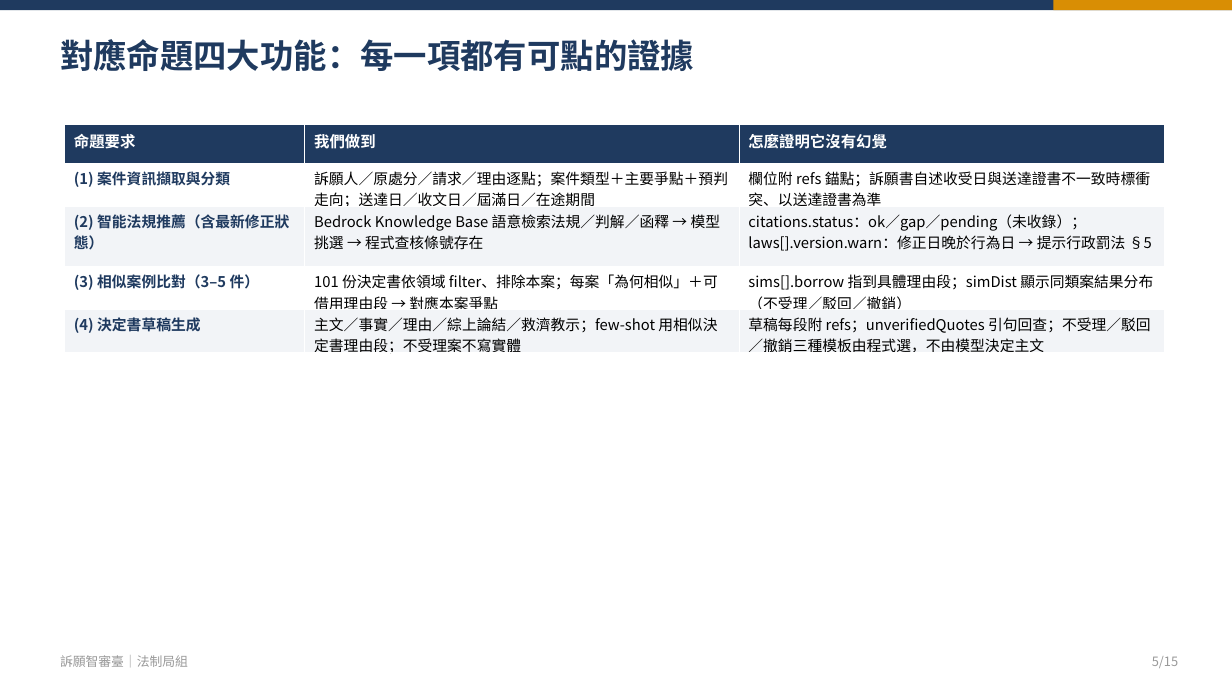
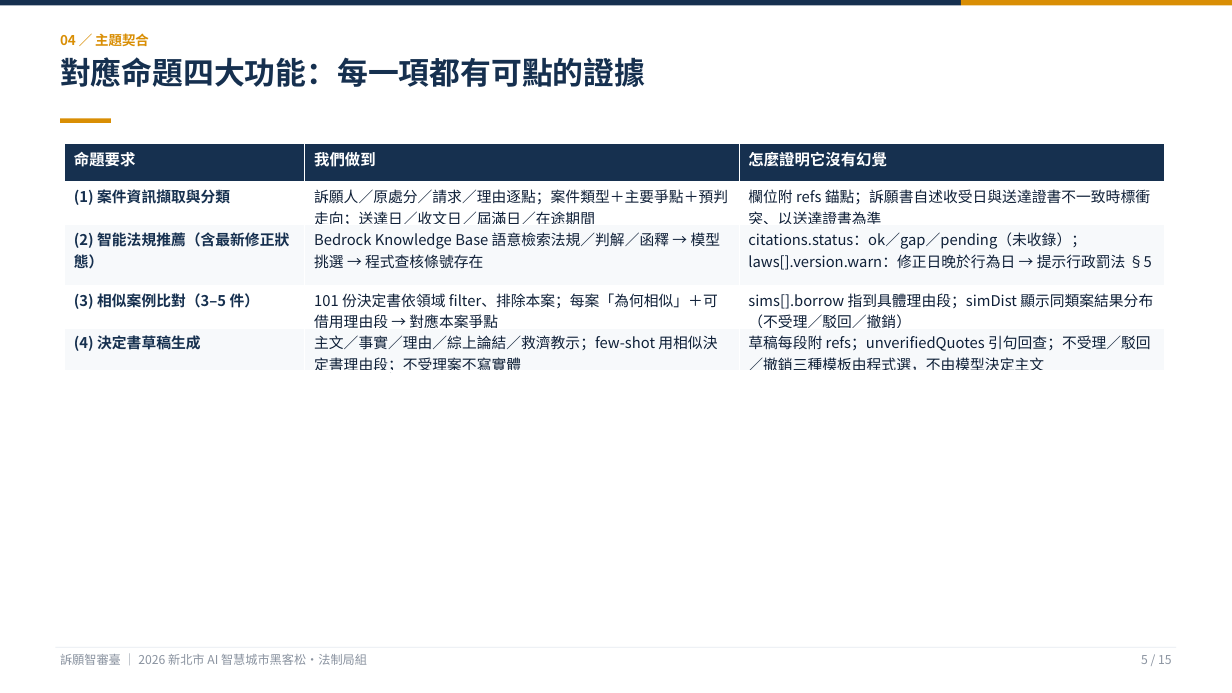
Before and after one commit to KevinMursh/hackathon_wisxxxx, a slide deck: slide 5 of docs/提案/提案簡報-訴願智審臺.pptx. Drawn at 1232x693 pixels with LibreOffice and Linux fonts; fonts in the diff are those of the drawing. Boxes give left, top, right and bottom in pixels: in the first picture for what was removed or moved away, otherwise in the second. Text is boxed around its words. In the diff, an @@ line names an element or a change of style, - is before the commit and + after.

```diff
--- a/docs/提案/提案簡報-訴願智審臺.pptx
+++ b/docs/提案/提案簡報-訴願智審臺.pptx
@@ rectangle: place and size @@
-rectangle at box(0, 0, 1232, 10)
+rectangle at box(0, 0, 961, 6)
@@ rectangle at box(0, 0, 961, 6): fill #1F3A5F to #16304F @@
@@ rectangle: place and size @@
-rectangle at box(1054, 0, 1232, 10)
+rectangle at box(961, 0, 1232, 6)
@@ text "對應命題四大功能：每一項都有可點的證據": place and size @@
-text "對應命題四大功能：每一項都有可點的證據" at box(60, 39, 694, 71)
+text "對應命題四大功能：每一項都有可點的證據" at box(60, 57, 645, 87)
@@ text "對應命題四大功能：每一項都有可點的證據" at box(60, 57, 645, 87): size 26 to 24 pt, text colour #1F3A5F to #16304F @@
@@ text added at box(60, 33, 149, 46), 10.5 pt, text #D98E04, bold @@
+04 ／ 主題契合
@@ rectangle added at box(60, 118, 111, 123), fill #D98E04 @@
@@ table at box(65, 143, 1165, 374) @@
@@ fill #1F3A5F to #16304F in row 1 @@
@@ fill #F2F4F7 to #F7F9FB in 6 cells @@
@@ text colour #1F3A5F to #16304F in "(1) 案件資訊擷取與分類", "(2) 智能法規推薦（含最新修正狀態）", "(3) 相似案例比對（3–5 件）", "(4) 決定書草稿生成" @@
@@ text colour #000000 to #0F2038 in "訴願人／原處分／請求／理由逐點；案件類型＋主要爭點＋預判走向；送達日／收文日／屆滿日／在途期間", "欄位附 refs 錨點；訴願書自述收受日與送達證書不一致時標衝突、以送達證書為準", "Bedrock Knowledge Base 語意檢索法規／判解／函釋 → 模型挑選 → ...", "citations.status：ok／gap／pending（未收錄）；laws[].version.warn：修正日 ..." and 4 more places @@
@@ table: place and size @@
-table at box(65, 125, 1165, 356)
+table at box(65, 143, 1165, 374)
@@ rectangle added at box(55, 647, 1177, 648), fill #E6EAF0 @@
@@ text at box(60, 654, 367, 665): text changed; size 10 to 9.5 pt; text colour #999999 to #8A93A0 @@
-訴願智審臺｜法制局組
+訴願智審臺 ｜ 2026 新北市 AI 智慧城市黑客松・法制局組
@@ text at box(1141, 655, 1172, 664): text changed; size 10 to 9.5 pt; text colour #999999 to #8A93A0 @@
-5/15
+5 / 15
```
Also in this commit, not shown: 14 other slides changed, 17 other files.
